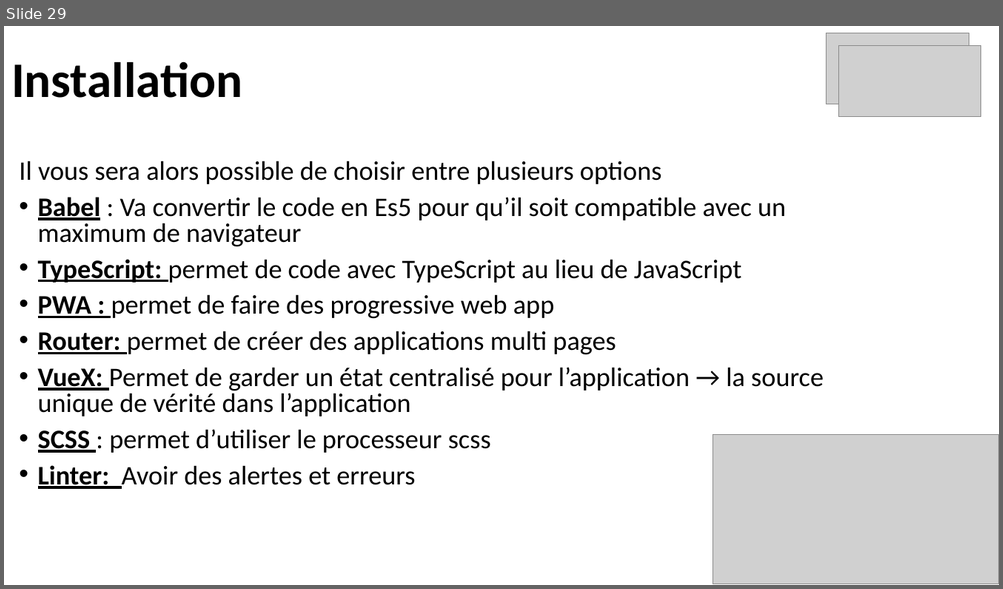
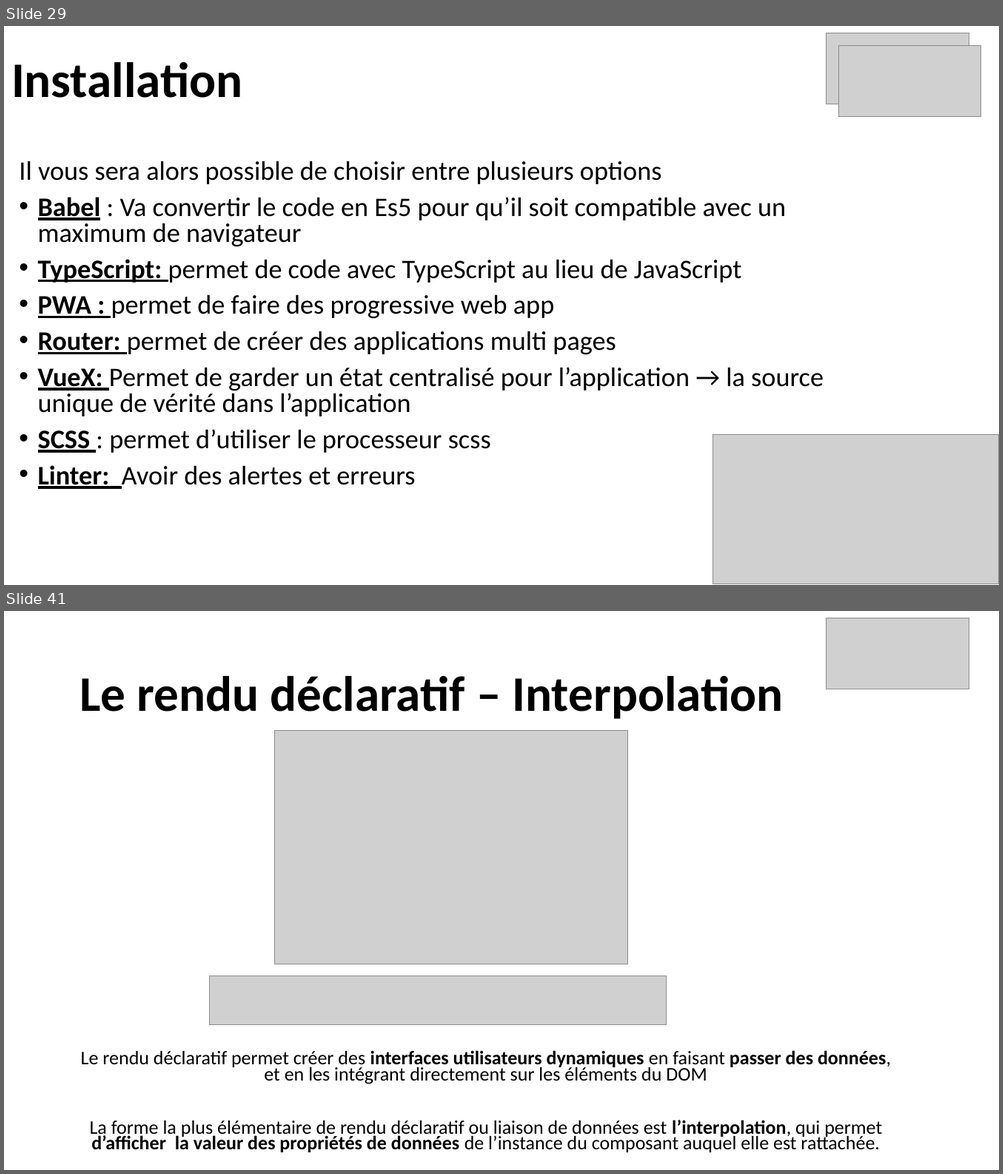
Before and after one commit to ArMb57/vueJs, a slide deck: cours.pptx. Shown one above the other, each under a label of ours: slide 29 before the commit, slides 29 and 41 after it; the slides between them are not shown. The pictures are 1003x589 and 1003x1174 pixels, drawn with LibreOffice and Linux fonts; fonts in the diff are those of the drawing; grey boxes stand for pictures. Boxes give left, top, right and bottom in pixels: in the first picture for what was removed or moved away, otherwise in the second. Text is boxed around its words. In the diff, an @@ line names an element or a change of style, - is before the commit and + after.

```diff
--- a/cours.pptx
+++ b/cours.pptx
@@ slide 41 added at [4,611,999,1170], background #FFFFFF @@
@@ picture added at [826,618,969,689] @@
@@ title added at [79,675,783,719], 48 pt, text #000000, bold @@
+Le rendu déclaratif – Interpolation
@@ picture added at [275,730,627,965] @@
@@ picture added at [209,976,666,1025] @@
@@ text added at [81,1051,891,1153], 18.6 pt, text #000000 @@
+Le rendu déclaratif permet créer des interfaces utilisateurs dynamiques en faisant passer des données, et en les intégrant directement sur les éléments du DOM
+La forme la plus élémentaire de rendu déclaratif ou liaison de données est l’interpolation, qui permet d’afficher la valeur des propriétés de données de l’instance du composant auquel elle est rattachée.
```
Also in this commit, not shown: 49 other slides added.
